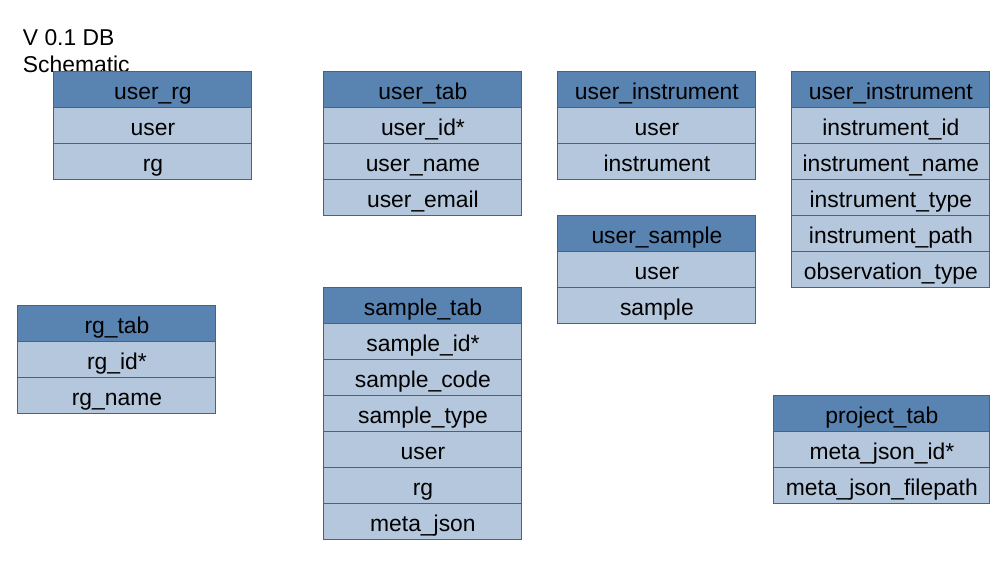
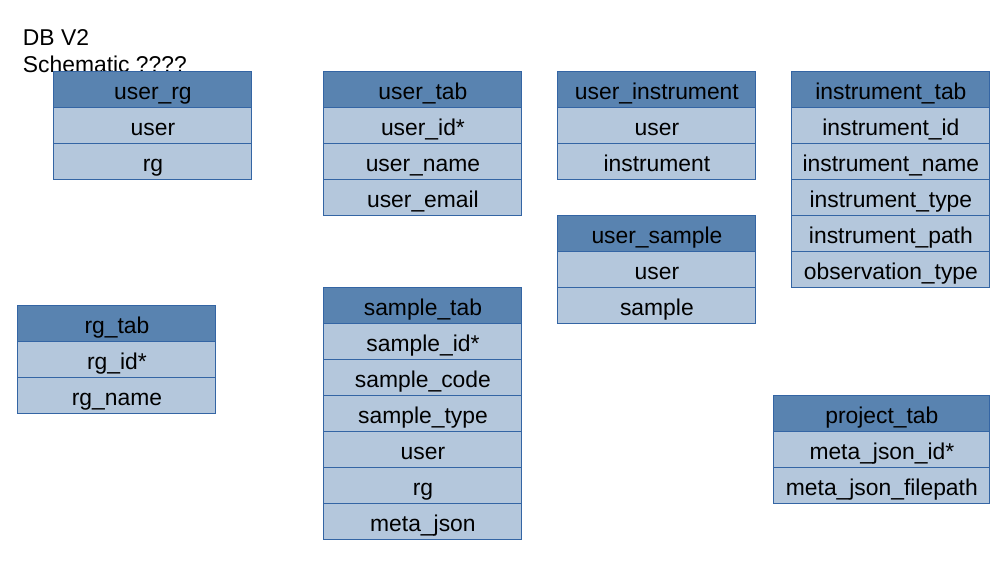
Before and after one commit to pete-jacobsson/roc_pyqt_lims, a slide deck: slide 3 of project_schematics.pptx (slide 2 before the commit). Drawn at 1008x567 pixels with LibreOffice and Linux fonts; fonts in the diff are those of the drawing. Boxes give left, top, right and bottom in pixels: in the first picture for what was removed or moved away, otherwise in the second. Text is boxed around its words. In the diff, an @@ line names an element or a change of style, - is before the commit and + after.

```diff
--- a/project_schematics.pptx
+++ b/project_schematics.pptx
@@ text at box(23, 29, 130, 78): text changed @@
-V 0.1 DB Schematic
+DB V2 Schematic ????
@@ text in rectangle at box(815, 82, 966, 104): text changed @@
-user_instrument
+instrument_tab
```
Also in this commit, not shown: 1 slide added.
